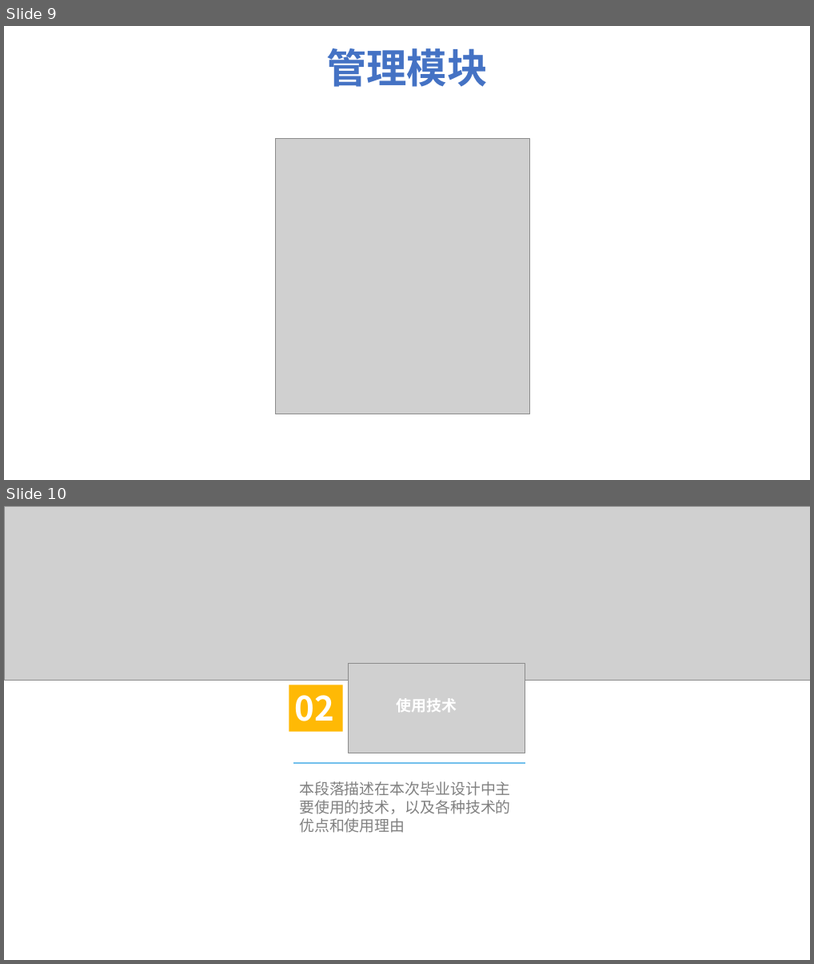
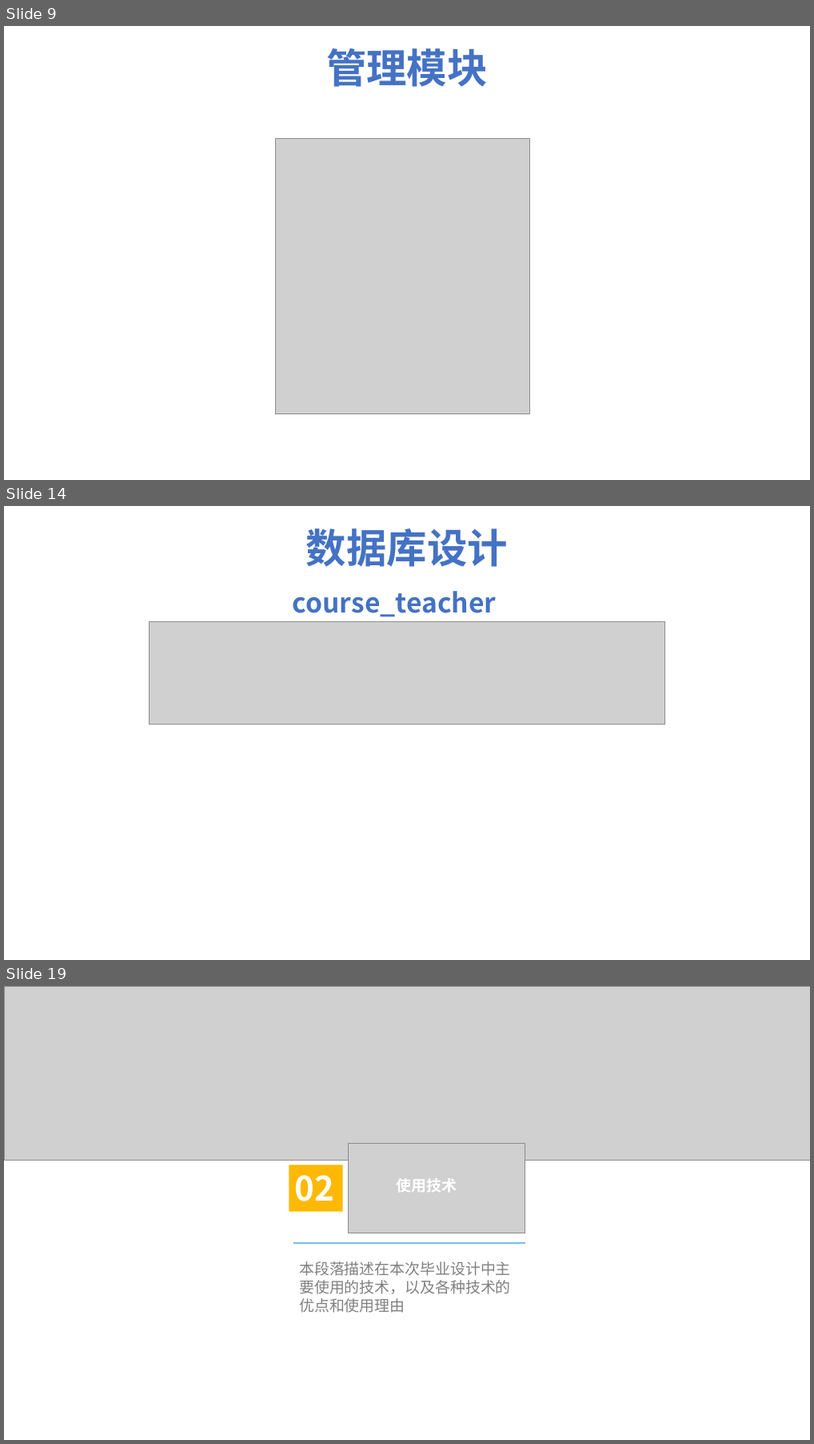
Before and after one commit to HolyShiftt/teach, a slide deck: document/中期答辩.pptx. Shown one above the other, each under a label of ours: slides 9 and 10 before the commit, slides 9, 14 and 19 after it; the slides between them are not shown. The pictures are 814x964 and 814x1444 pixels, drawn with LibreOffice and Linux fonts; fonts in the diff are those of the drawing; grey boxes stand for pictures; background and template pictures are left out. Boxes give left, top, right and bottom in pixels: in the first picture for what was removed or moved away, otherwise in the second. Text is boxed around its words. In the diff, an @@ line names an element or a change of style, - is before the commit and + after.

```diff
--- a/document/中期答辩.pptx
+++ b/document/中期答辩.pptx
@@ slide 14 added at box(4, 506, 810, 960), background picture (left out) @@
@@ text added at box(306, 528, 508, 567), 48 pt, text #4472C4, bold @@
+数据库设计
@@ text added at box(293, 591, 497, 616), 32 pt, text #4472C4, bold @@
+course_teacher表
@@ picture added at box(149, 621, 666, 724) @@
@@ what was slide 10 is now slide 19 @@
```
Also in this commit, not shown: 2 slides changed, 11 other slides added, 2 other files.
